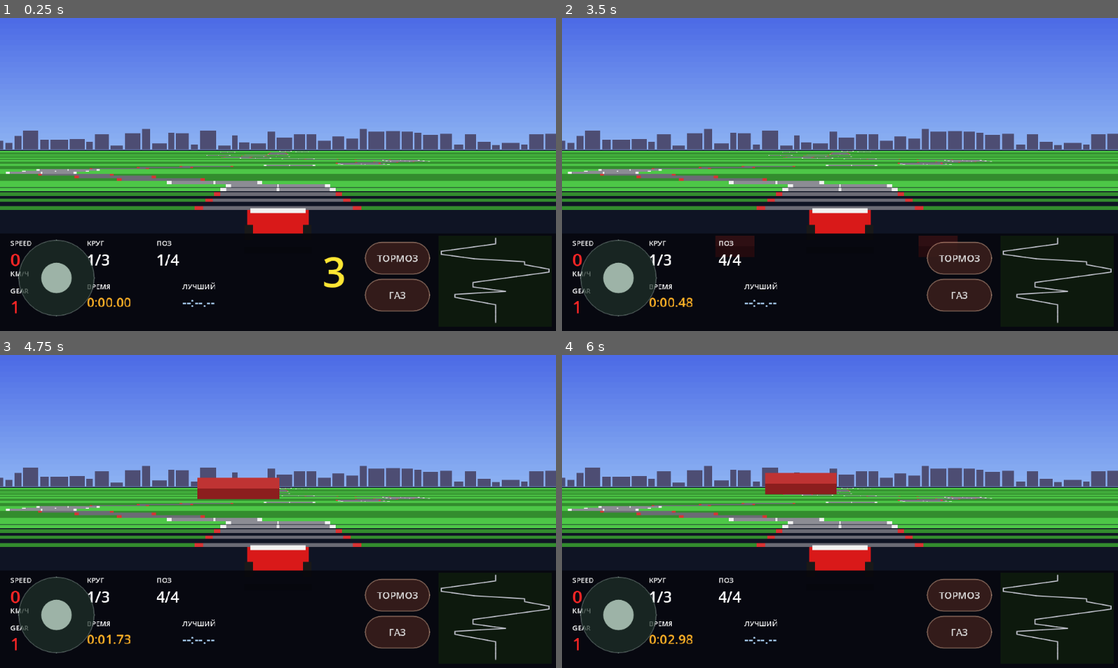
Above: before the commit, frames 1-4 (two rows, left to right).
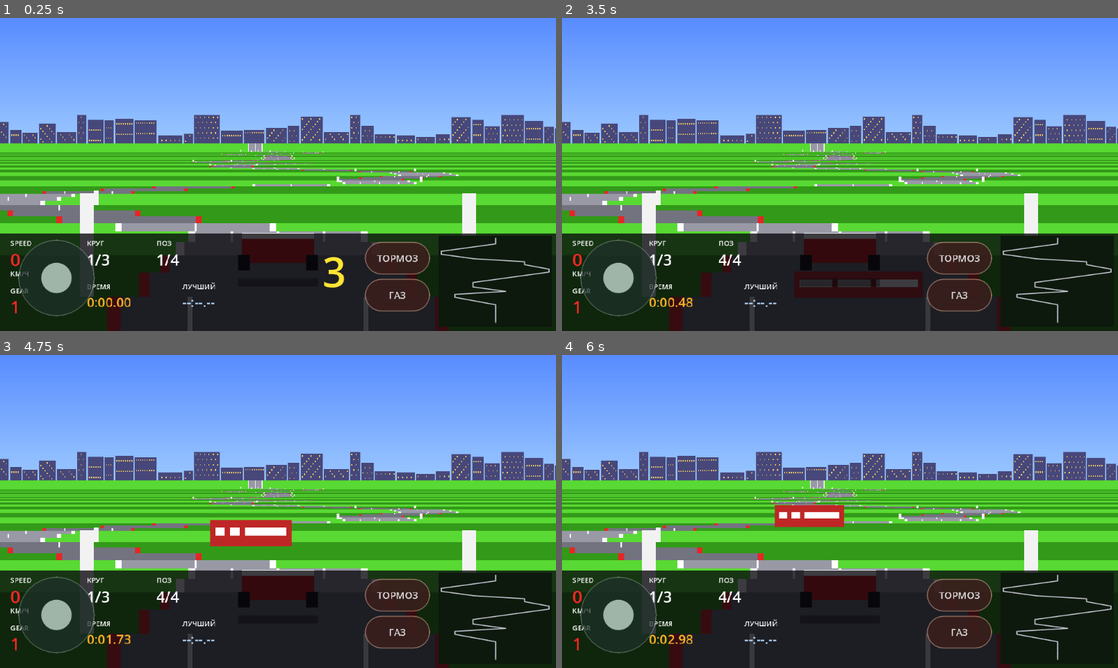
Above: after the commit, the same moments.

Repository: masterofmagic234/Arkon
Game: Godot game, scene res://scenes/level2_pseudo3d.tscn
Same seed, same stepped clock (60 frames per second), same inputs: the game is played once before the commit and once after it. This scene is started directly instead of the project's main scene.
Inputs (mouse positions are in pixels of both pictures, inside the frame that each line leads up to):
- Up to frame 1 (0.25 s): no input
- Up to frame 2 (3.5 s): click "ТОРМОЗ" at 0.5 s; click "ГАЗ" at 1.25 s; tap Enter at 2 s; move the mouse to (962, 158) at 2.02 s; hold D (race_right) 2.03-2.75 s; click (962, 158) at 2.17 s; tap Space at 2.75 s; drag from (728, 190) to (812, 237) at 2.77 s
- Up to frame 3 (4.75 s): move the mouse to (333, 442) at 3.52 s; hold D (race_right) 3.53-4.25 s; drag from (250, 574) to (111, 464) at 4.27 s
- Up to frame 4 (6 s): move the mouse to (1006, 558) at 5.02 s; hold A (race_left) 5.03-5.75 s; drag from (673, 464) to (756, 433) at 5.77 s

The runs differ from the first frame. In frame 1, 70% of the frame differs, in the area x 0-100%, y 0-100%; in frame 2, 72%; in frame 3, 71%; in frame 4, 71%.
Error in both runs: Invalid access to property or key 'world_x' on a base object of type 'RefCounted (race_ai_controller.gd)'. (res://scripts/race_minimap_nes.gd:43)

Commit message:
Replace Level 2 renderer with proper pseudo-3D projection

Diff:
--- a/scripts/race_renderer_pseudo3d.gd
+++ b/scripts/race_renderer_pseudo3d.gd
@@ -1,24 +1,32 @@
 extends Control
 
-const RaceMath = preload("res://scripts/race_math.gd")
-
-const CAMERA_DEPTH := 0.8
-const CAMERA_BEHIND := 12.0
-const CAMERA_HEIGHT := 10.0
-const FAR_SEGMENTS := 90
-const HORIZON_FRACTION := 0.42
-const ROAD_WORLD_WIDTH := 9.0
-const SEGMENT_WORLD_LEN := 1.8
-
-const COL_SKY_TOP := Color(0.30, 0.42, 0.90)
-const COL_SKY_BOTTOM := Color(0.55, 0.70, 0.95)
-const COL_GRASS_LIGHT := Color(0.30, 0.78, 0.28)
-const COL_GRASS_DARK := Color(0.20, 0.55, 0.18)
-const COL_ROAD_LIGHT := Color(0.55, 0.55, 0.58)
-const COL_ROAD_DARK := Color(0.42, 0.42, 0.46)
-const COL_RUMBLE_LIGHT := Color(0.95, 0.95, 0.95)
-const COL_RUMBLE_DARK := Color(0.85, 0.20, 0.20)
-const COL_LANE := Color(0.90, 0.90, 0.90)
+# Level 2 — ACORN GRAND PRIX.
+# NES/F1-style pseudo-3D renderer. The road is projected from the
+# accumulated world-space track_x data, so bends are visible in perspective.
+
+const CAMERA_DEPTH: float = 0.84
+const CAMERA_BEHIND: float = 8.0
+const CAMERA_HEIGHT: float = 6.0
+const FAR_SEGMENTS: int = 100
+const HORIZON_FRACTION: float = 0.40
+# Tuned so the road fills roughly the lower 60-70% of a 16:9 viewport
+# instead of becoming an oversized full-screen trapezoid.
+const ROAD_SCREEN_SCALE: float = 0.65
+
+const ROAD_WORLD_WIDTH: float = 9.0
+const SEGMENT_WORLD_LEN: float = 1.8
+
+const COL_SKY_TOP := Color(0.35, 0.55, 1.00)
+const COL_SKY_BOTTOM := Color(0.60, 0.78, 1.00)
+const COL_CITY := Color(0.28, 0.28, 0.48)
+const COL_WINDOW := Color(1.00, 0.85, 0.40)
+const COL_GRASS_LIGHT := Color(0.35, 0.85, 0.20)
+const COL_GRASS_DARK := Color(0.20, 0.60, 0.10)
+const COL_ROAD_LIGHT := Color(0.60, 0.60, 0.65)
+const COL_ROAD_DARK := Color(0.45, 0.45, 0.50)
+const COL_RUMBLE_LIGHT := Color(1.00, 1.00, 1.00)
+const COL_RUMBLE_DARK := Color(0.90, 0.15, 0.15)
+const COL_LANE := Color(0.95, 0.95, 0.95)
 
 var race_state = null
 var player_car = null
@@ -26,10 +34,8 @@
 var track_pattern: Array = []
 var track_x: PackedFloat32Array = PackedFloat32Array()
 var track_size: int = 0
-var _draw_logged := false
 
 func _ready() -> void:
-    print("LEVEL2 RENDERER READY: viewport=", get_viewport_rect().size)
     queue_redraw()
 
 func bind(state, player_ref, ais_ref: Array, pattern: Array, tx: PackedFloat32Array) -> void:
@@ -39,137 +45,182 @@
     track_pattern = pattern
     track_x = tx
     track_size = pattern.size()
-    print("LEVEL2 RENDERER BIND: track_size=", track_size, " player=", player_car != null, " state=", race_state != null)
     queue_redraw()
 
 func _process(_delta: float) -> void:
     queue_redraw()
 
 func _draw() -> void:
-    var vp := get_viewport_rect().size
+    if race_state == null or player_car == null or track_size == 0:
+        return
+
+    var vp: Vector2 = get_viewport_rect().size
     var w: float = vp.x
     var h: float = vp.y
-    if not _draw_logged:
-        _draw_logged = true
-        print("LEVEL2 RENDERER DRAW: viewport=", vp, " track_size=", track_size, " bound=", race_state != null and player_car != null)
-
-    draw_rect(Rect2(0, 0, w, h), Color(0.06, 0.08, 0.14), true)
-    _draw_sky(w, h * HORIZON_FRACTION)
-
-    if race_state == null or player_car == null or track_size == 0:
-        return
-
     var horizon_y: float = h * HORIZON_FRACTION
+
+    _draw_sky(w, horizon_y)
     _draw_road(w, h, horizon_y)
     _draw_ai_cars(w, h, horizon_y)
     _draw_player_car(w, h)
 
 func _draw_sky(w: float, horizon_y: float) -> void:
-    var strips := 24
-    for i in strips:
-        var t := float(i) / float(strips - 1)
-        var c := COL_SKY_TOP.lerp(COL_SKY_BOTTOM, t)
-        var y0 := horizon_y * float(i) / float(strips)
-        var y1 := horizon_y * float(i + 1) / float(strips)
-        draw_rect(Rect2(0, y0, w, y1 - y0 + 1), c, true)
+    const STRIPS: int = 32
+    for i in range(STRIPS):
+        var t: float = float(i) / float(STRIPS - 1)
+        var c: Color = COL_SKY_TOP.lerp(COL_SKY_BOTTOM, t)
+        var y0: float = horizon_y * float(i) / float(STRIPS)
+        var y1: float = horizon_y * float(i + 1) / float(STRIPS)
+        draw_rect(Rect2(0.0, y0, w, y1 - y0 + 1.0), c, true)
     _draw_city(w, horizon_y)
 
 func _draw_city(w: float, horizon_y: float) -> void:
-    var city := Color(0.30, 0.30, 0.45)
-    var seed_value: int = 12345
-    var x: float = -20.0
-    while x < w + 20.0:
+    var seed_value: int = 7717
+    var x: float = -10.0
+    while x < w + 10.0:
         seed_value = (seed_value * 1103515245 + 12345) & 0x7fffffff
-        var bw := 12.0 + float(seed_value % 30)
-        var bh := 8.0 + float((seed_value / 7) % 40)
-        draw_rect(Rect2(x, horizon_y - bh, bw, bh), city, true)
-        x += bw + 4.0
+        var bw: float = 20.0 + float(seed_value % 40)
+        var bh: float = 14.0 + float((seed_value / 7) % 55)
+        draw_rect(Rect2(x, horizon_y - bh, bw, bh), COL_CITY, true)
+
+        var wx: float = x + 3.0
+        while wx < x + bw - 3.0:
+            var wy: float = horizon_y - bh + 4.0
+            while wy < horizon_y - 4.0:
+                seed_value = (seed_value * 1103515245 + 12345) & 0x7fffffff
+                if seed_value % 4 == 0:
+                    draw_rect(Rect2(wx, wy, 2.0, 3.0), COL_WINDOW, true)
+                wy += 6.0
+            wx += 5.0
+        x += bw + 3.0
 
 func _draw_road(w: float, h: float, horizon_y: float) -> void:
-    var cam_seg: int = player_car.segment_index
-    var cam_prog: float = player_car.segment_progress
-    var base_z: float = float(cam_seg) * SEGMENT_WORLD_LEN + cam_prog * SEGMENT_WORLD_LEN
-
-    # Use the accumulated world-space track offset so every bend moves the
-    # projected road center instead of merely nudging a local curve value.
-    var cam_world_x: float = track_x[cam_seg] if cam_seg < track_x.size() else 0.0
-
-    var segs: Array = []
+    if track_size <= 0 or track_x.is_empty():
+        return
+
+    var cam_seg: int = clampi(player_car.segment_index, 0, track_size - 1)
+    var cam_prog: float = clampf(player_car.segment_progress, 0.0, 0.9999)
+    var base_z: float = (float(cam_seg) + cam_prog) * SEGMENT_WORLD_LEN
+
+    # Camera reference is the track center at the current segment.
+    # Player lateral steering remains a separate offset in the car state.
+    var cam_world_x: float = track_x[cam_seg]
+
+    var segs: Array[Dictionary] = []
     for i in range(FAR_SEGMENTS):
         var idx: int = (cam_seg + i) % track_size
         var z: float = base_z + float(i) * SEGMENT_WORLD_LEN
-        var dz: float = z - (base_z - CAMERA_BEHIND)
+        var dz: float = z - base_z + CAMERA_BEHIND
         dz = maxf(dz, 0.5)
+
         var scale: float = CAMERA_DEPTH / dz
-
-        var seg_world_x: float = track_x[idx] if idx < track_x.size() else 0.0
-        # track_x is cumulative around the lap. When the draw window wraps from
-        # the last segment back to segment 0, move the wrapped segment by one
-        # full lap offset so the road stays continuous on screen.
-        if idx < cam_seg and track_x.size() > 0:
-            seg_world_x += track_x[track_x.size() - 1]
+        var seg_world_x: float = track_x[idx]
+
+        # Unwrap the circular track when the visible window crosses segment 0.
+        if idx < cam_seg:
+            seg_world_x += track_x[track_size - 1]
+
         var rel_x: float = seg_world_x - cam_world_x
-        var sx: float = w * 0.5 + rel_x * scale * w * 0.5
-        var sy: float = horizon_y + scale * CAMERA_HEIGHT * (h - horizon_y) * 0.5
-        var half_px: float = scale * (ROAD_WORLD_WIDTH * 0.5) * w * 0.5
+        var sx: float = w * 0.5 + scale * rel_x * w * 0.5
+        # At dz == CAMERA_BEHIND the nearest road slice reaches the bottom.
+        # As dz grows, every slice converges toward the horizon.
+        var sy: float = horizon_y + (h - horizon_y) * CAMERA_BEHIND / dz
+        var half_px: float = scale * ROAD_WORLD_WIDTH * 0.5 * w * ROAD_SCREEN_SCALE
 
         segs.append({
             "idx": idx,
             "sx": sx,
             "sy": sy,
-            "half": half_px,
+            "half": half_px
         })
 
     segs.reverse()
+
+    var prev_sy: float = horizon_y
     for s in segs:
-        var sy: float = s["sy"]
-        if sy < horizon_y:
-            continue
-        var sx: float = s["sx"]
-        var half: float = s["half"]
-        var idx: int = s["idx"]
-        var band_h: float = maxf(4.0, sy * 0.02)
+        var sy: float = float(s["sy"])
+        var sx: float = float(s["sx"])
+        var half: float = float(s["half"])
+        var idx: int = int(s["idx"])
+
+        var y_top: float = minf(prev_sy, sy)
+        var y_bot: float = maxf(prev_sy, sy)
+        var band_h: float = maxf(1.0, y_bot - y_top)
+        prev_sy = sy
+
         var dark: bool = (idx / 3) % 2 == 0
-        draw_rect(Rect2(0, sy - band_h, w, band_h), COL_GRASS_DARK if dark else COL_GRASS_LIGHT, true)
-        draw_rect(Rect2(sx - half, sy - band_h, half * 2.0, band_h), COL_ROAD_DARK if dark else COL_ROAD_LIGHT, true)
-
-        var rumble_w: float = maxf(2.0, half * 0.10)
-        draw_rect(Rect2(sx - half, sy - band_h, rumble_w, band_h), COL_RUMBLE_DARK if dark else COL_RUMBLE_LIGHT, true)
-        draw_rect(Rect2(sx + half - rumble_w, sy - band_h, rumble_w, band_h), COL_RUMBLE_DARK if dark else COL_RUMBLE_LIGHT, true)
-
+        var grass_col: Color = COL_GRASS_DARK if dark else COL_GRASS_LIGHT
+        var road_col: Color = COL_ROAD_DARK if dark else COL_ROAD_LIGHT
+        var rumble_col: Color = COL_RUMBLE_DARK if dark else COL_RUMBLE_LIGHT
+
+        draw_rect(Rect2(0.0, y_top, w, band_h), grass_col, true)
+        draw_rect(Rect2(sx - half, y_top, half * 2.0, band_h), road_col, true)
+
+        var rumble_w: float = maxf(2.0, half * 0.08)
+        draw_rect(Rect2(sx - half, y_top, rumble_w, band_h), rumble_col, true)
+        draw_rect(Rect2(sx + half - rumble_w, y_top, rumble_w, band_h), rumble_col, true)
+
+        # Dashed center line, NES-style.
         if not dark:
-            var lane_w: float = maxf(1.5, half * 0.04)
-            draw_rect(Rect2(sx - lane_w * 0.5, sy - band_h, lane_w, band_h), COL_LANE, true)
+            var lane_w: float = maxf(1.0, half * 0.03)
+            draw_rect(Rect2(sx - lane_w * 0.5, y_top, lane_w, band_h), COL_LANE, true)
+
+        # Small white roadside markers.
+        if i_from_near_segment(idx, cam_seg) % 4 == 0:
+            var dot_w: float = maxf(1.5, half * 0.03)
+            draw_rect(Rect2(sx - half * 0.5 - dot_w, y_top, dot_w, band_h), COL_LANE, true)
+            draw_rect(Rect2(sx + half * 0.5, y_top, dot_w, band_h), COL_LANE, true)
+
+        # Larger roadside posts every 8 visible segments.
+        var visible_i: int = i_from_near_segment(idx, cam_seg)
+        if visible_i >= 0 and visible_i % 8 == 0:
+            var post_w: float = maxf(2.0, half * 0.08)
+            var post_h: float = band_h * 3.0
+            draw_rect(Rect2(sx - half - post_w * 2.0, y_top - post_h, post_w, post_h), COL_LANE, true)
+            draw_rect(Rect2(sx + half + post_w, y_top - post_h, post_w, post_h), COL_LANE, true)
+
+func i_from_near_segment(idx: int, cam_seg: int) -> int:
+    var d: int = idx - cam_seg
+    if d < 0:
+        d += track_size
+    return d
 
 func _draw_ai_cars(w: float, h: float, horizon_y: float) -> void:
     if player_car == null:
         return
+
     var cam_z: float = player_car.world_z
     var cam_x: float = player_car.world_x
+
     for ai_controller in ai_cars:
         if ai_controller == null or ai_controller.car == null:
             continue
+
         var ai = ai_controller.car
         var dz: float = ai.world_z - cam_z
         if dz < 1.0 or dz > 60.0:
             continue
-        var scale := CAMERA_DEPTH / dz
-        var sx: float = w * 0.5 + (ai.world_x - cam_x) * scale * w * 0.5
-        var sy := horizon_y + scale * CAMERA_DEPTH * CAMERA_HEIGHT * (h - horizon_y) * 0.16
+
+        var scale: float = CAMERA_DEPTH / (dz + CAMERA_BEHIND)
+        var sx: float = w * 0.5 + scale * (ai.world_x - cam_x) * w * 0.5
+        var sy: float = horizon_y + (h - horizon_y) * CAMERA_BEHIND / (dz + CAMERA_BEHIND)
+
         if sy < horizon_y:
             continue
-        var car_w := clampf(scale * 6.0 * w * 0.5, 6.0, 90.0)
-        var car_h := car_w * 0.55
-        draw_rect(Rect2(sx - car_w * 0.5, sy - car_h, car_w, car_h), Color(0.75, 0.20, 0.20), true)
-        draw_rect(Rect2(sx - car_w * 0.5, sy - car_h * 0.5, car_w, car_h * 0.5), Color(0.55, 0.12, 0.12), true)
+
+        var car_w: float = clampf(scale * 6.0 * w * 0.5, 6.0, 120.0)
+        var car_h: float = car_w * 0.5
+        draw_rect(Rect2(sx - car_w * 0.5, sy - car_h, car_w, car_h), Color(0.75, 0.15, 0.15), true)
+        draw_rect(Rect2(sx - car_w * 0.4, sy - car_h * 0.7, car_w * 0.8, car_h * 0.3), Color(1.0, 1.0, 1.0), true)
 
 func _draw_player_car(w: float, h: float) -> void:
-    var base_y := h * 0.72
-    var car_w := w * 0.11
-    var car_h := car_w * 0.55
-    var cx: float = w * 0.5 + player_car.steer_in * w * 0.02
-    draw_rect(Rect2(cx - car_w * 0.55, base_y + car_h * 0.10, car_w * 1.10, car_h * 0.20), Color(0, 0, 0, 0.35), true)
-    draw_rect(Rect2(cx - car_w * 0.5, base_y - car_h, car_w, car_h * 0.7), Color(0.85, 0.10, 0.10), true)
-    draw_rect(Rect2(cx - car_w * 0.45, base_y - car_h * 1.05, car_w * 0.9, car_h * 0.15), Color(0.95, 0.95, 0.95), true)
-    draw_rect(Rect2(cx - car_w * 0.55, base_y - car_h * 0.55, car_w * 0.14, car_h * 0.45), Color(0.10, 0.10, 0.10), true)
-    draw_rect(Rect2(cx + car_w * 0.41, base_y - car_h * 0.55, car_w * 0.14, car_h * 0.45), Color(0.10, 0.10, 0.10), true)
+    var base_y: float = h * 0.82
+    var car_w: float = w * 0.13
+    var car_h: float = car_w * 0.55
+    var cx: float = w * 0.5 + player_car.steer_in * w * 0.03
+
+    draw_rect(Rect2(cx - car_w * 0.55, base_y + car_h * 0.1, car_w * 1.1, car_h * 0.2), Color(0, 0, 0, 0.4), true)
+    draw_rect(Rect2(cx - car_w * 0.5, base_y - car_h, car_w, car_h * 0.7), Color(0.85, 0.1, 0.1), true)
+    draw_rect(Rect2(cx - car_w * 0.5, base_y - car_h * 1.05, car_w, car_h * 0.15), Color(1, 1, 1), true)
+    draw_rect(Rect2(cx - car_w * 0.55, base_y - car_h * 0.5, car_w * 0.16, car_h * 0.4), Color(0.05, 0.05, 0.05), true)
+    draw_rect(Rect2(cx + car_w * 0.39, base_y - car_h * 0.5, car_w * 0.16, car_h * 0.4), Color(0.05, 0.05, 0.05), true)
